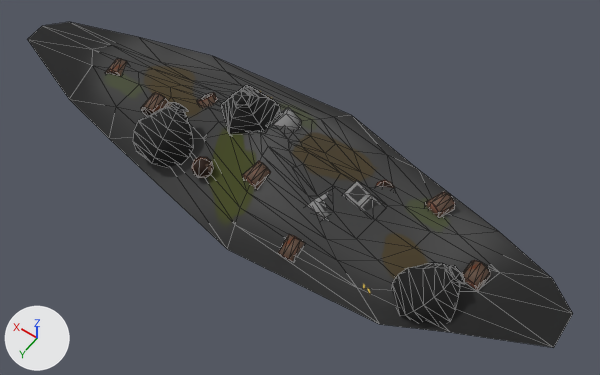
The glTF model Environment Props/Ruble/Ruble Long.glb, before and after one commit.
Rendered twice from a 50 mm camera at (-2.48, 3.14, 4.71) aimed at (-0.32, 0.13, -0.03). Arrows for +X, +Y and +Z are at lower left; the lights stay in place. The first picture is the older version. Mesh edges are drawn as thin lines. Vertices at exactly the same position are counted once.

Script lines for the objects in view, before the commit:
```python
me_circle = bpy.data.meshes.new('Circle')
me_circle.from_pydata(...)  # 112 vertices, 206 faces; spans x -2.36..2.45, y -0.66..0.86, z 0.0..0.24
me_circle.materials.append(mat_ruble)  # picture img_ucupaint_ruble_color
me_cylinder_003 = bpy.data.meshes.new('Cylinder.003')
me_cylinder_003.from_pydata(...)  # 60 vertices, 108 faces; spans x -1.801..-0.754, y -0.338..0.208, z -0.079..0.15
me_cylinder_003.materials.append(mat_can)  # picture img_ucupaint_can_color
me_sphere_003 = bpy.data.meshes.new('Sphere.003')
me_sphere_003.from_pydata(...)  # 156 vertices, 300 faces; spans x -1.75..0.87, y -0.26..0.66, z -0.17..0.48
me_sphere_003.materials.append(mat_trash)  # black #0b0b0b
ob_cans3 = bpy.data.objects.new('Cans3', me_cylinder_003)
ob_cans3.location = (0.0, 0.0, 0.0)
ob_ruble = bpy.data.objects.new('Ruble', me_circle)
ob_ruble.location = (0.0, 0.0, 0.0)
ob_trash = bpy.data.objects.new('Trash', me_sphere_003)
ob_trash.location = (0.0, 0.0, 0.0)
# also in view: 'Bricks' at (-0.4, 0.08, 0.15); 'Cans' at (-0.15, 0.49, 0.09); 'Cans2' at (1.05, 0.11, 0.1)
```
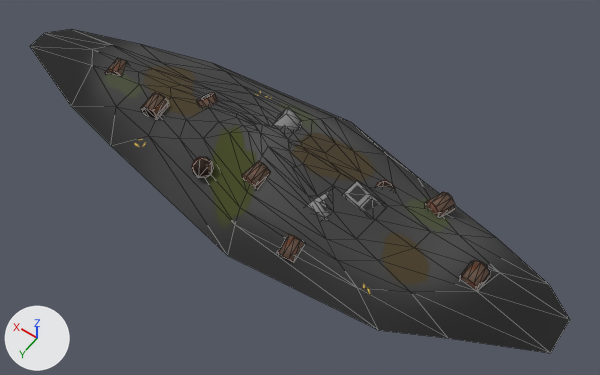
Changed parts and their boxes (x1, y1, x2, y2) in the pictures (600 x 375 px):
'Ruble', reshaped: before (28, 22, 573, 347); after (30, 29, 570, 353)
'Trash', deleted: before (133, 85, 464, 323)

What the commit changed:
me_circle is used by ob_ruble; location (0.0, 0.0, 0.0).
me_circle had 112 vertices, 206 faces and spanned x -2.36..2.45, y -0.66..0.86, z 0.0..0.24.
me_circle now has 112 vertices, 206 faces and spans x -2.36..2.45, y -0.66..0.86, z -0.08..0.24.
me_circle part 1: all 16 vertices in x -2.36..2.45, y -0.66..0.86, z 0.0 are moved by (0.0, 0.0, -0.08).
Object 'Trash' (ob_trash) is deleted.
